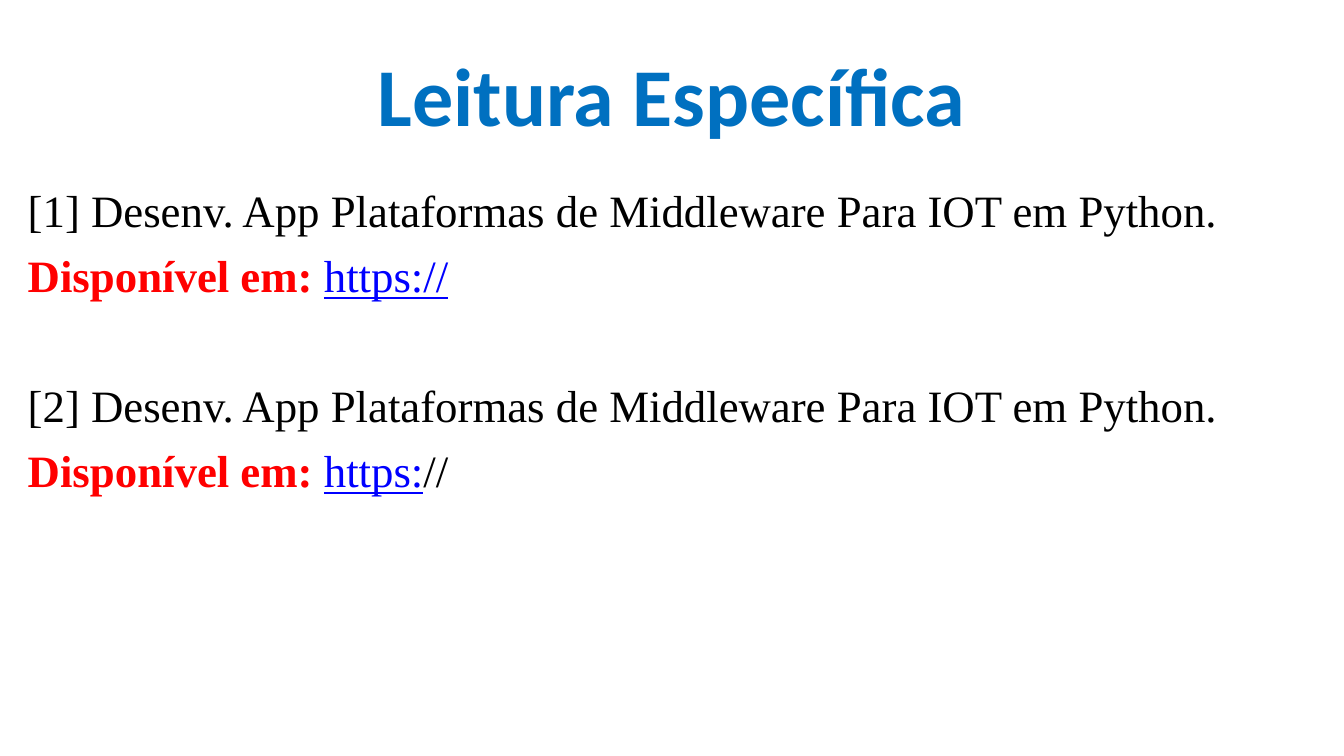
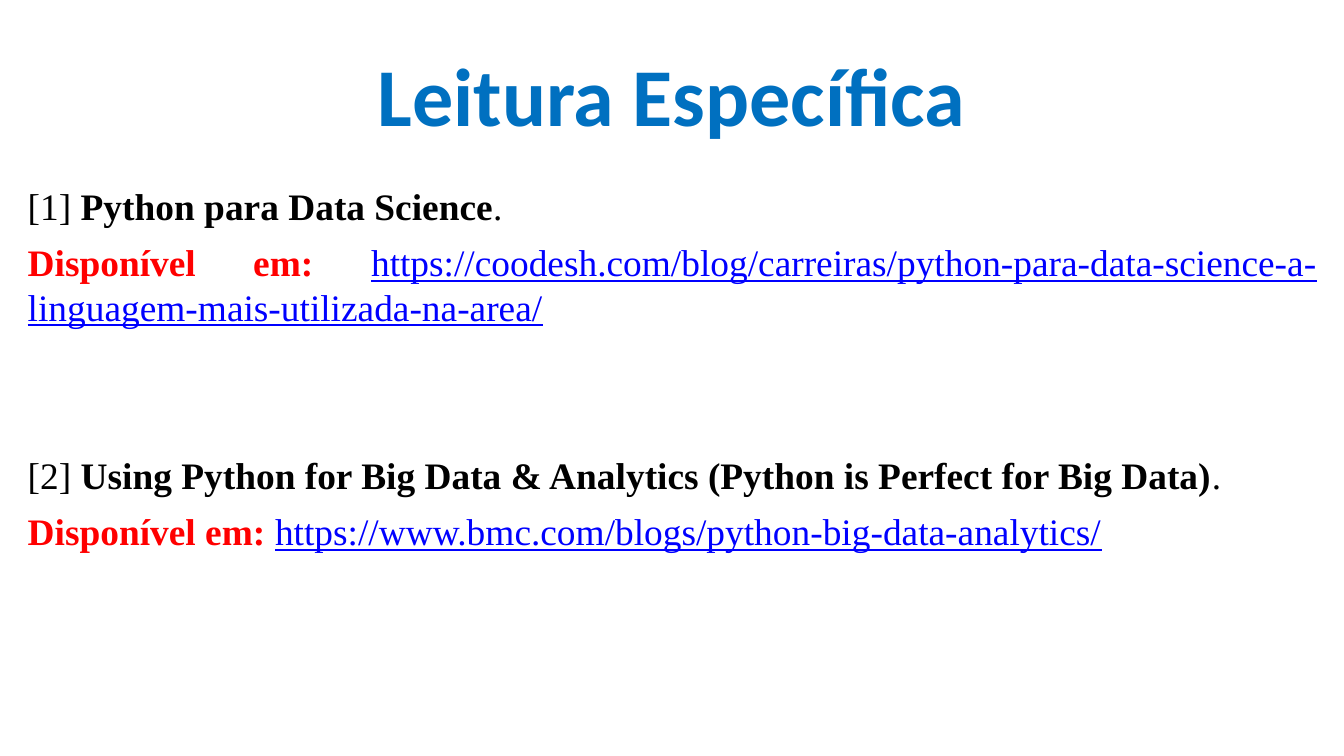
Before and after one commit to CloudEducationBrazil/WydenArea1AplicacaoCloudIndustria40Python, a slide deck: slide 4 of 01 Classes/Aula 11 - Aplicação Cloud Indústria 40 Python Integração Cloud Big Data Parte 2.pptx. Drawn at 1344x756 pixels with LibreOffice and Linux fonts; fonts in the diff are those of the drawing; background and template pictures are left out. Boxes give left, top, right and bottom in pixels: in the first picture for what was removed or moved away, otherwise in the second. Text is boxed around its words. In the diff, an @@ line names an element or a change of style, - is before the commit and + after.

Commit message:
Python Cloud IoT Aula 10 e Aula 11 10maio2023

```diff
--- a/01 Classes/Aula 11 - Aplicação Cloud Indústria 40 Python Integração Cloud Big Data Parte 2.pptx
+++ b/01 Classes/Aula 11 - Aplicação Cloud Indústria 40 Python Integração Cloud Big Data Parte 2.pptx
@@ text at (x1=28, y1=194, x2=1316, y2=552): text changed; size 24 to 20 pt; text colour #000000 to #0000FF @@
-[1] Desenv. App Plataformas de Middleware Para IOT em Python.
-Disponível em: https://
-[2] Desenv. App Plataformas de Middleware Para IOT em Python.
-Disponível em: https://
+[1] Python para Data Science.
+Disponível em: https://coodesh.com/blog/carreiras/python-para-data-science-a-linguagem-mais-utilizada-na-area/
+[2] Using Python for Big Data & Analytics (Python is Perfect for Big Data).
+Disponível em: https://www.bmc.com/blogs/python-big-data-analytics/
```
Also in this commit, not shown: 4 other slides changed, 1 slide added, 1 slide removed, 1 other file.
